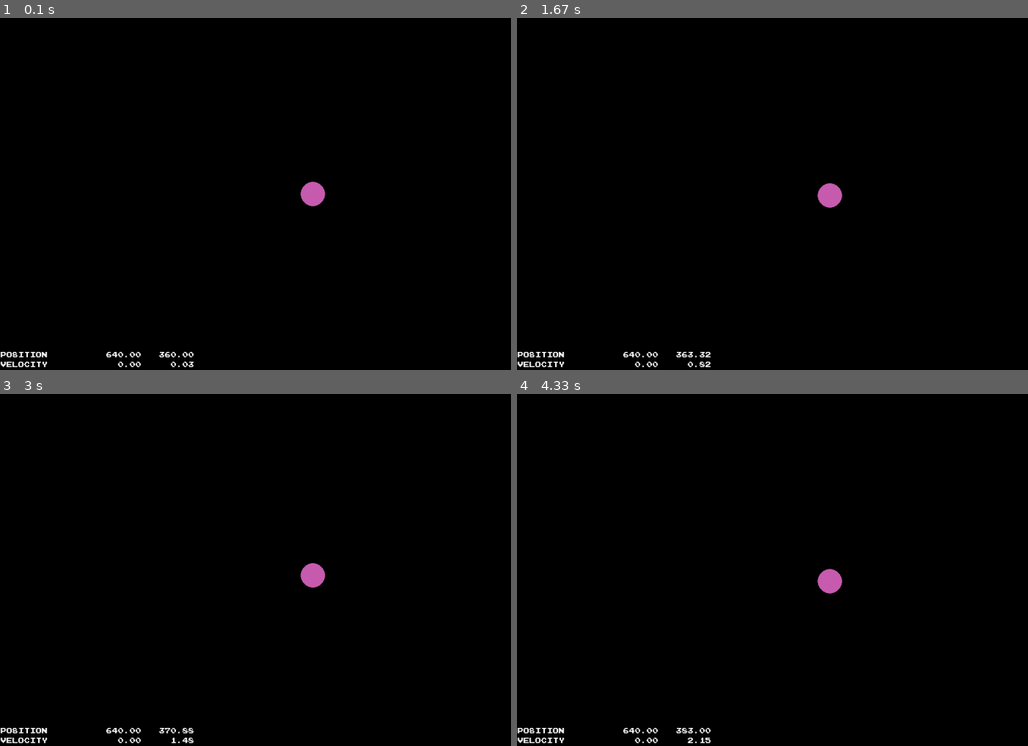
Above: before the commit, frames 1-4 (two rows, left to right).
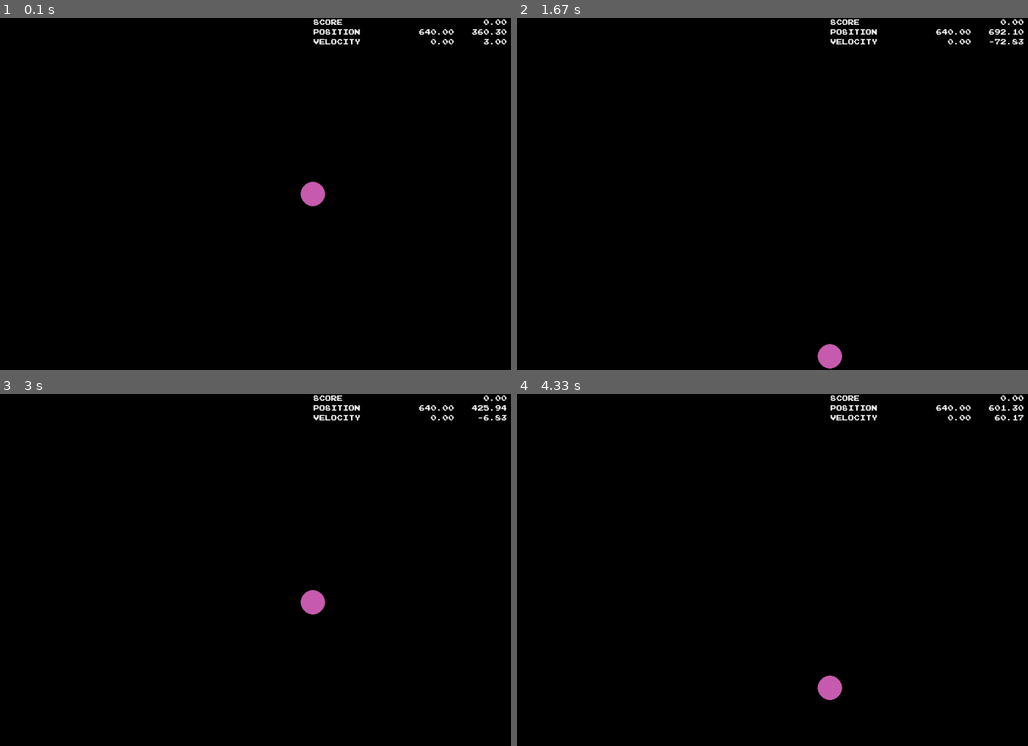
Above: after the commit, the same moments.

Repository: jwannamaker/PolyBounce
Game: pygame game, started from main.py
The game is run twice, just before and just after one commit, with the same random seed, the same clock (stepped at 60 frames per second) and the same inputs.
Inputs:
- Up to frame 1 (0.1 s): no input
- Up to frame 2 (1.67 s): tap Shift at 0.33 s
- Up to frame 3 (3 s): no input
- Up to frame 4 (4.33 s): no input

The runs differ from the first frame. In frame 1, 0.9% of the frame differs, in the area x 0-100%, y 0-100%; in frame 2, 1.5%; in frame 3, 1.5%; in frame 4, 1.5%.

Commit message:
Modified gravity, moved the display info around a bit. Need quite a lot more until I'm at where I want to be with this

Diff:
--- a/game.py
+++ b/game.py
@@ -36,7 +36,7 @@
 
         # Pymunk setup
         self.space = pymunk.Space()
-        self.space.gravity = (0, 0.1)
+        self.space.gravity = (0, 10)
 
         # Entities setup
         screen_corners = [(0, 0), (0, SCREEN_SIZE.y), (SCREEN_SIZE.x, SCREEN_SIZE.y), (SCREEN_SIZE.x, 0)]
@@ -70,13 +70,13 @@
         player_info = []
         # self.space.debug_draw(self.draw_options)
         # player_info.append('{:15s} {:8.2f} {:8.2f}'.format('Info', self.player_ball.body., self.player_ball.position[1]))
+        player_info.append('{:15s} {:17.2f}'.format('SCORE', 0))
         player_info.append('{:15s} {:8.2f} {:8.2f}'.format('Position', self.player_ball.body.position[0], self.player_ball.body.position[1]))
         player_info.append('{:15s} {:8.2f} {:8.2f}'.format('Velocity', self.player_ball.body.velocity[0], self.player_ball.body.velocity[1]))
-
         # TODO Make some fancy display rect for the text to go onto and then blit that onto the screen
 
         for i, line in enumerate(player_info):
-            self.screen.blit(self.font.render(line, True, pygame.Color('white')), (0, SCREEN_SIZE.y - 40 + 20 * i))
+            self.screen.blit(self.font.render(line, True, pygame.Color('white')), (SCREEN_SIZE.x / 2, 20 * i))
 
     def handle_user_input(self):
         '''
@@ -91,7 +91,6 @@
                     self.running = False
                 if event.key == pygame.K_LSHIFT:
                     self.player_ball.add_key_held('slow')
-
 
             if event.type == pygame.KEYUP:
                 if event.key == pygame.K_LSHIFT:
